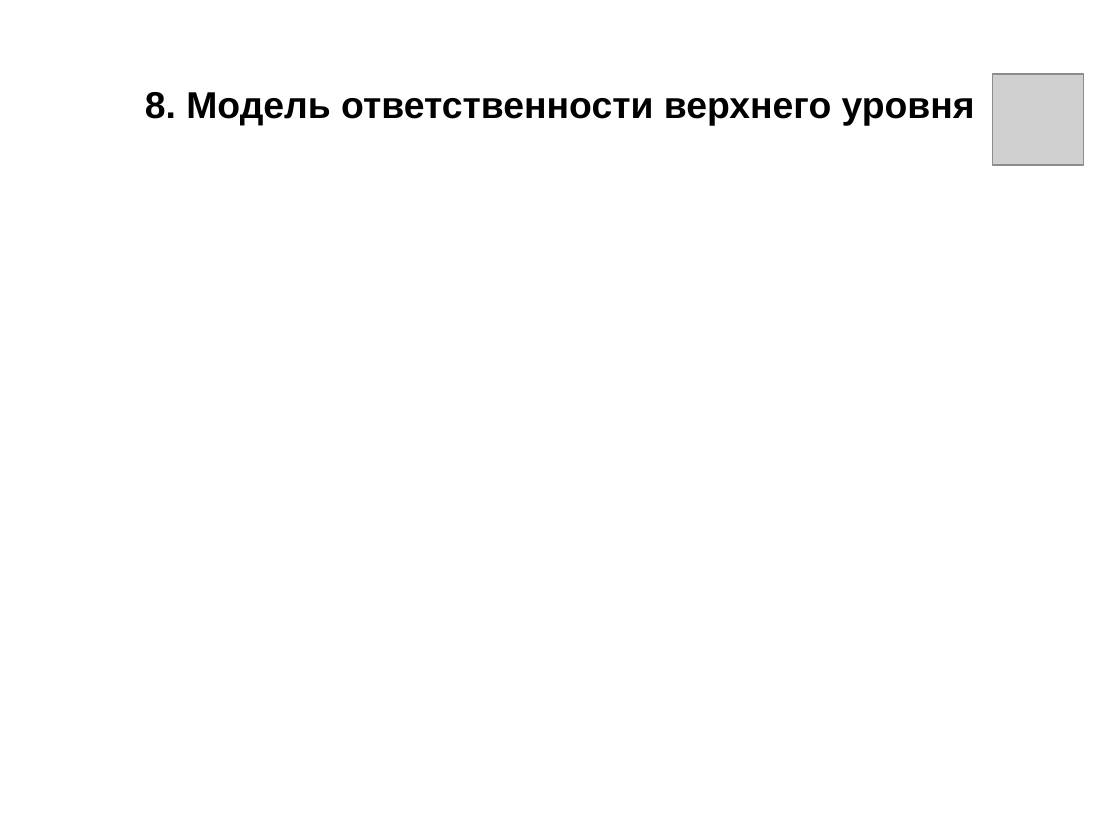
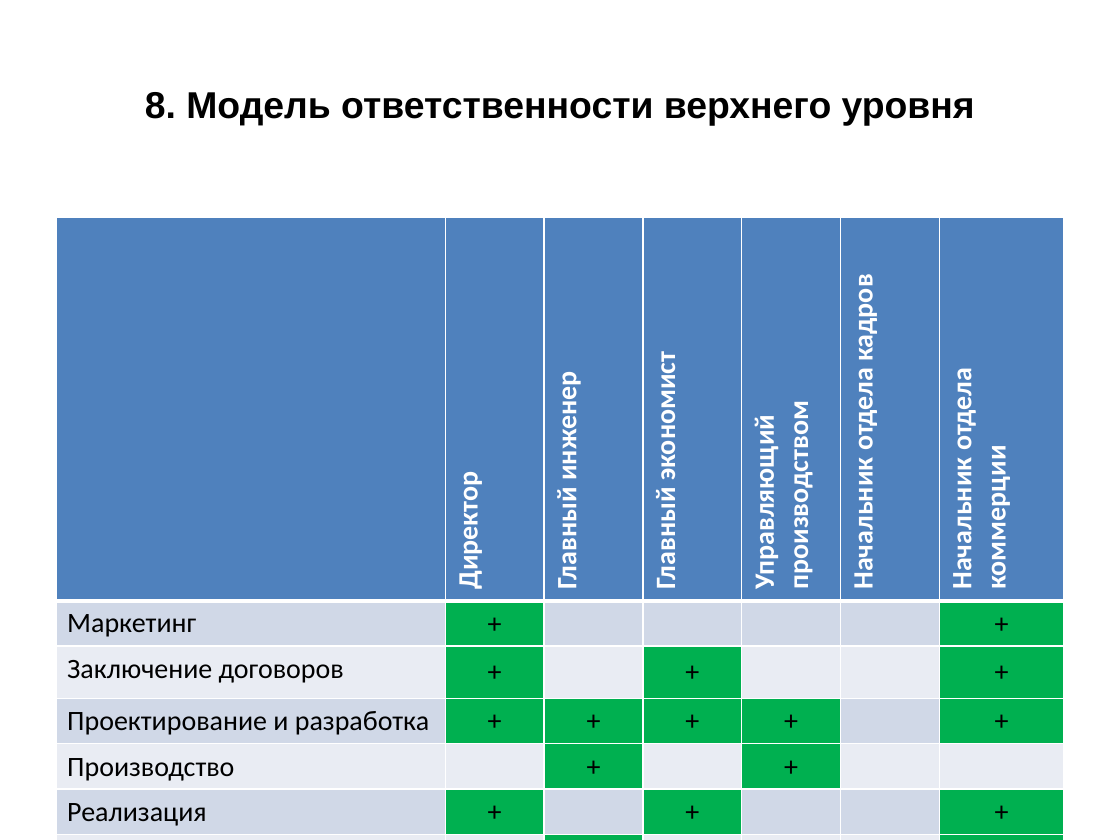
Before and after one commit to illusionww/ugly_cybernetics, a slide deck: slide 11 of second semester/в2 Кондратьев Шаблоны финишной презентации.pptx (slide 10 before the commit). Drawn at 1120x840 pixels with LibreOffice and Linux fonts; fonts in the diff are those of the drawing; grey boxes stand for pictures. Boxes give left, top, right and bottom in pixels: in the first picture for what was removed or moved away, otherwise in the second. Text is boxed around its words. In the diff, an @@ line names an element or a change of style, - is before the commit and + after.

```diff
--- a/second semester/в2 Кондратьев Шаблоны финишной презентации.pptx
+++ b/second semester/в2 Кондратьев Шаблоны финишной презентации.pptx
@@ picture removed at (992, 74, 1083, 165) @@
@@ table added at (56, 217, 1063, 830), 8 rows, 7 columns @@
+ | Директор | Главный инженер | Главный экономист | Управляющий производством | Начальник отдела кадров | Начальник отдела коммерции
+Маркетинг | + |  |  |  |  | +
+Заключение договоров | + |  | + |  |  | +
+Проектирование и разработка | + | + | + | + |  | +
+Производство |  | + |  | + |  | 
+Реализация | + |  | + |  |  | +
+Улучшение |  | + |  |  |  | +
+Обеспечение |  | + | + |  | + | +
```
Also in this commit, not shown: 8 other slides changed, 1 slide added, 5 other files.
